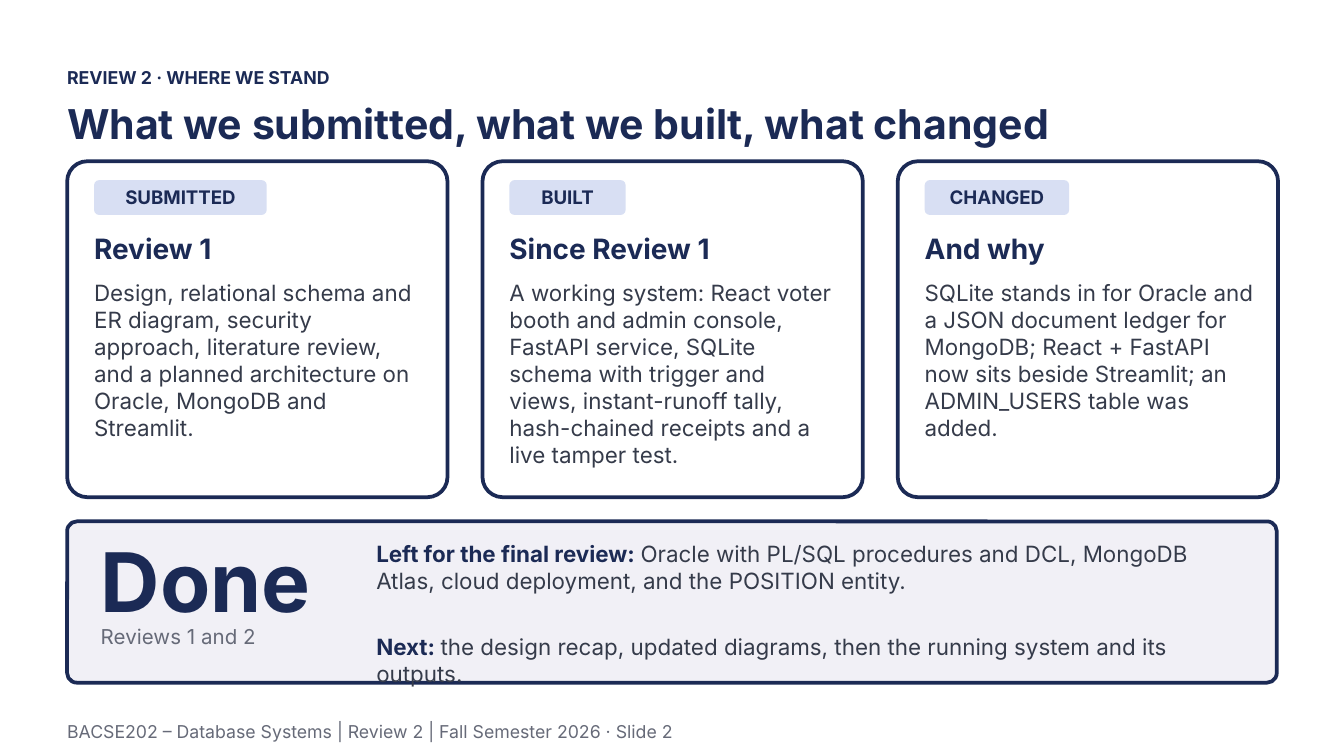
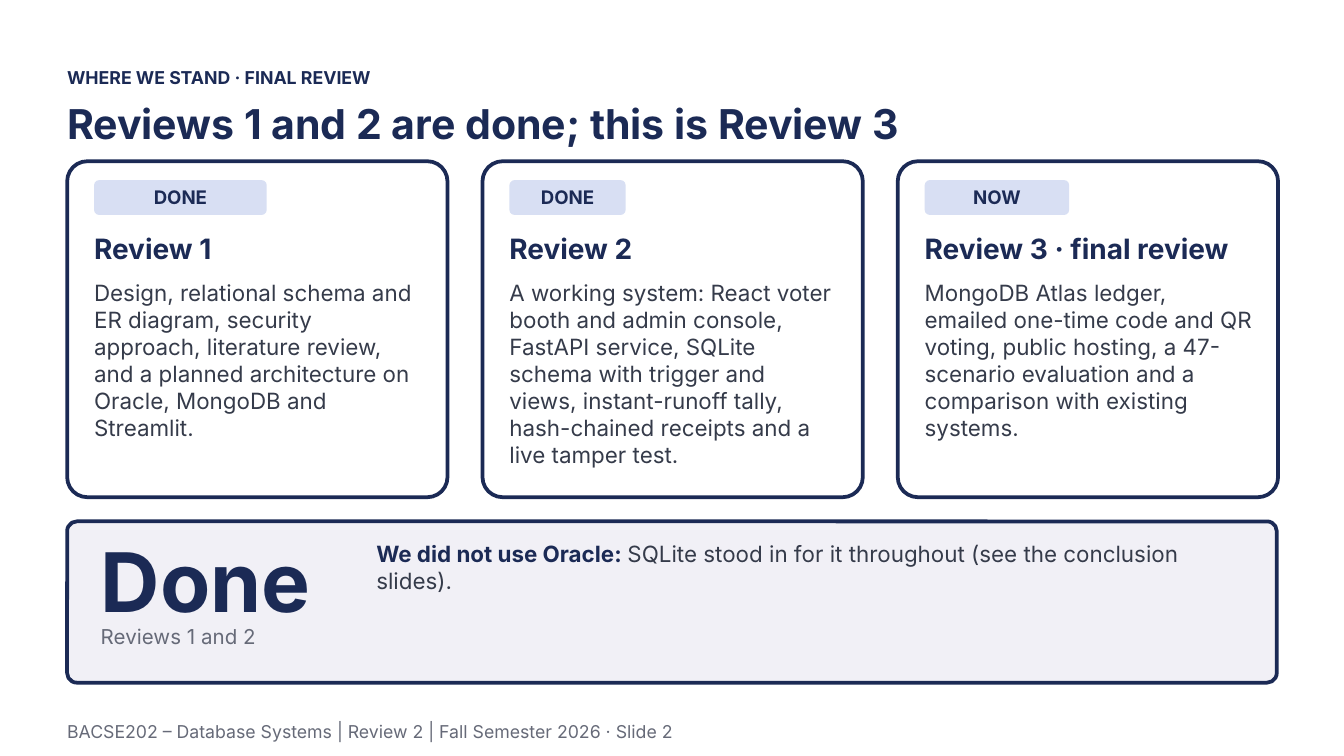
Before and after one commit to Tharakeshtj/polyvote-election-platform, a slide deck: slide 2 of docs/PolyVote_Review3_Final.pptx. Drawn at 1344x756 pixels with LibreOffice and Linux fonts; fonts in the diff are those of the drawing; background and template pictures are left out. Boxes give left, top, right and bottom in pixels: in the first picture for what was removed or moved away, otherwise in the second. Text is boxed around its words. In the diff, an @@ line names an element or a change of style, - is before the commit and + after.

```diff
--- a/docs/PolyVote_Review3_Final.pptx
+++ b/docs/PolyVote_Review3_Final.pptx
@@ text at [67,71,371,84]: text changed @@
-REVIEW 2 · WHERE WE STAND
+WHERE WE STAND · FINAL REVIEW
@@ text at [67,107,898,147]: text changed @@
-What we submitted, what we built, what changed
+Reviews 1 and 2 are done; this is Review 3
@@ text in rounded rectangle at [154,190,207,204]: text changed @@
-SUBMITTED
+DONE
@@ text in rounded rectangle at [541,190,594,204]: text changed @@
-BUILT
+DONE
@@ text in rounded rectangle at [973,190,1020,204]: text changed @@
-CHANGED
+NOW
@@ text at [509,237,633,260]: text changed @@
-Since Review 1
+Review 2
@@ text at [925,237,1228,260]: text changed @@
-And why
+Review 3 · final review
@@ text at [925,284,1251,441]: text changed @@
-SQLite stands in for Oracle and a JSON document ledger for MongoDB; React + FastAPI now sits beside Streamlit; an ADMIN_USERS table was added.
+MongoDB Atlas ledger, emailed one-time code and QR voting, public hosting, a 47-scenario evaluation and a comparison with existing systems.
@@ text at [376,544,1178,592]: text changed @@
-Left for the final review: Oracle with PL/SQL procedures and DCL, MongoDB Atlas, cloud deployment, and the POSITION entity.
-Next: the design recap, updated diagrams, then the running system and its outputs.
+We did not use Oracle: SQLite stood in for it throughout (see the conclusion slides).
```
Also in this commit, not shown: 3 other files.
